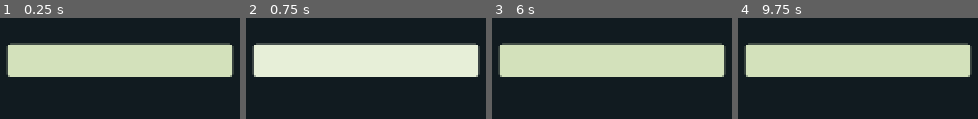
Above: before the commit, frames 1-4 (left to right).
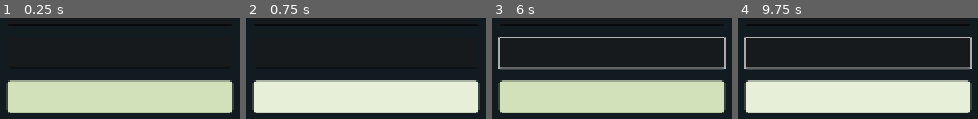
Above: after the commit, the same moments.

Repository: saurlax/dlut-online
Game: Godot game, scene res://scenes/main.tscn
Two runs of this game, one before a commit and one after it. Both use one fixed random seed, a clock stepped at 60 frames per second and the inputs below.
Inputs (mouse positions are in pixels of both pictures, inside the frame that each line leads up to):
- Up to frame 1 (0.25 s): no input
- Up to frame 2 (0.75 s): click "登录" at 0.5 s
- Up to frame 3 (6 s): tap Enter at 1.25, 2.75, 4.25 s; move the mouse to (outside the picture) at 1.27 s; hold D (move_right) 1.28-2 s; hold Shift (run) 1.28-2 s; click (outside the picture) at 1.42 s; tap Space (jump) at 1.52, 1.55, 1.82, 2, 3.05, 3.5, 4.52, 4.55, 4.82, 5 s; drag from (outside the picture) to (outside the picture) at 2.02 s; move the mouse to (outside the picture) at 2.77 s; hold D (move_right) 2.78-3.5 s; hold Shift (run) 2.78-3.5 s; drag from (outside the picture) to (outside the picture) at 3.52 s; move the mouse to (outside the picture) at 4.27 s; hold A (move_left) 4.28-5 s; hold Shift (run) 4.28-5 s; drag from (outside the picture) to (outside the picture) at 5.02 s; move the mouse to (652, 48) at 5.77 s; hold S (move_back) from 5.78 s (still down); hold Shift (run) from 5.78 s (still down); click (652, 48) at 5.92 s
- Up to frame 4 (9.75 s): tap Space (jump) at 6.05, 7.52, 7.55, 7.82, 9.05 s; release S (move_back) at 6.5 s; release Shift (run) at 6.5 s; drag from (outside the picture) to (outside the picture) at 6.52 s; move the mouse to (outside the picture) at 7.27 s; hold W (move_forward) 7.28-8 s; hold Shift (run) 7.28-8 s; drag from (outside the picture) to (outside the picture) at 8.02 s; move the mouse to (outside the picture) at 8.77 s; hold S (move_back) 8.78-9.5 s; hold Shift (run) 8.78-9.5 s; drag from (outside the picture) to (outside the picture) at 9.52 s

The runs differ from the first frame. In frame 1, 63% of the frame differs, in the area x 2-98%, y 24-95%; in frame 2, 63%; in frame 3, 64%, in the area x 2-98%, y 18-95%; in frame 4, 64%.
Error in both runs: Cannot call method 'get_node' on a null value. (res://scripts/shared/campus_collision.gd:12)

Commit message:
feat(auth)!: use native client password login

Diff:
--- a/apps/game/scripts/client/account_session.gd
+++ b/apps/game/scripts/client/account_session.gd
@@ -7,16 +7,8 @@
 static var player_id := ""
 static var username := ""
 var waiting := false
-var listener: TCPServer
-var peer: StreamPeerTCP
-var received := PackedByteArray()
-var peer_started := 0
-var deadline := 0
-var verifier := ""
-var state := ""
-var request_id := ""
 var generation := 0
-var exchanging := false
+var pending: HTTPRequest
 
 static func clear() -> void:
 	token = ""
@@ -29,130 +21,59 @@
 func cancel() -> void:
 	generation += 1
 	waiting = false
-	exchanging = false
-	if peer != null: peer.disconnect_from_host()
-	peer = null
-	if listener != null: listener.stop()
-	listener = null
-	verifier = ""
-	state = ""
-	request_id = ""
-	received.clear()
+	if is_instance_valid(pending):
+		pending.cancel_request()
+		pending.queue_free()
+	pending = null
 
 func api_url() -> String:
 	return preload("res://scripts/client/desktop_config.gd").read().get("server_url", "")
 
-func post(path: String, body: Dictionary) -> Dictionary:
+func begin(email: String, password: String) -> void:
+	if waiting: return
+	clear()
+	if email.strip_edges().is_empty() or password.is_empty():
+		status_changed.emit("请输入邮箱和密码")
+		return
+	var url := api_url()
+	if url.is_empty():
+		status_changed.emit("登录服务配置无效")
+		return
+	generation += 1
+	var current := generation
+	waiting = true
+	status_changed.emit("正在登录")
 	var http := HTTPRequest.new()
 	http.timeout = 15
-	http.body_size_limit = 16384
+	http.body_size_limit = 32768
 	add_child(http)
-	var error := http.request(api_url() + path, ["Content-Type: application/json"], HTTPClient.METHOD_POST, JSON.stringify(body))
+	pending = http
+	var error := http.request(url + "/api/collections/users/auth-with-password", ["Content-Type: application/json"],
+		HTTPClient.METHOD_POST, JSON.stringify({"identity": email.strip_edges(), "password": password}))
+	password = ""
 	var result: Array = []
 	if error == OK: result = await http.request_completed
+	if current != generation: return
+	pending = null
 	http.queue_free()
-	if result.is_empty() or result[0] != HTTPRequest.RESULT_SUCCESS: return {}
-	var payload: Variant = JSON.parse_string(result[3].get_string_from_utf8())
-	return {"status": result[1], "body": payload if payload is Dictionary else {}}
-
-func begin() -> void:
-	cancel()
-	clear()
-	if api_url().is_empty():
-		status_changed.emit("登录服务配置无效")
+	waiting = false
+	if result.is_empty() or result[0] != HTTPRequest.RESULT_SUCCESS:
+		status_changed.emit("无法连接登录服务，请稍后重试")
 		return
-	listener = TCPServer.new()
-	if listener.listen(0, "127.0.0.1") != OK:
-		cancel()
-		status_changed.emit("无法接收网页登录结果，请重试")
+	if result[1] != 200:
+		if result[1] == 429:
+			status_changed.emit("登录过于频繁，请稍后重试")
+		elif result[1] in [400, 401, 403]:
+			status_changed.emit("登录失败，请检查邮箱和密码，并确认邮箱已验证、账号可用")
+		else:
+			status_changed.emit("登录服务暂时不可用，请稍后重试")
 		return
-	verifier = Crypto.new().generate_random_bytes(32).hex_encode()
-	state = Crypto.new().generate_random_bytes(32).hex_encode()
-	waiting = true
-	deadline = Time.get_ticks_msec() + 300000
-	var current := generation
-	status_changed.emit("正在打开网页登录")
-	var result := await post("/api/v1/auth/requests", {"challenge": verifier.sha256_text(), "state": state,
-		"redirect_uri": "http://127.0.0.1:%d/callback" % listener.get_local_port()})
-	if current != generation: return
-	if result.get("status") != 201:
-		cancel()
-		status_changed.emit("无法发起登录，请稍后重试")
-		return
-	request_id = str(result.body.get("request", ""))
-	var path: String = str(result.body.get("login_path", ""))
-	if request_id.is_empty() or not path.begins_with("/login?request=") or OS.shell_open(api_url() + path) != OK:
-		cancel()
-		status_changed.emit("无法打开浏览器，请重试")
-		return
-	status_changed.emit("请在网页完成登录，完成后返回游戏")
-
-func _process(_delta: float) -> void:
-	if not waiting: return
-	if Time.get_ticks_msec() >= deadline:
-		cancel()
-		status_changed.emit("网页登录已超时，请重新登录")
-		return
-	if exchanging or listener == null: return
-	if peer == null:
-		if not listener.is_connection_available(): return
-		peer = listener.take_connection()
-		peer_started = Time.get_ticks_msec()
-		received.clear()
-	peer.poll()
-	if peer.get_status() != StreamPeerTCP.STATUS_CONNECTED or Time.get_ticks_msec() - peer_started > 3000:
-		peer.disconnect_from_host()
-		peer = null
-		return
-	var count := peer.get_available_bytes()
-	if count > 0:
-		var data := peer.get_data(mini(count, 8193))
-		if data[0] != OK: return
-		received.append_array(data[1])
-	if received.size() > 8192:
-		respond(false)
-		return
-	var raw := received.get_string_from_utf8()
-	if not raw.contains("\r\n\r\n"): return
-	var first := raw.get_slice("\r\n", 0).split(" ")
-	if first.size() != 3 or first[0] != "GET" or not first[1].begins_with("/callback?"):
-		respond(false)
-		return
-	var params := {}
-	for pair in first[1].get_slice("?", 1).split("&"):
-		var key := pair.get_slice("=", 0).uri_decode()
-		if params.has(key):
-			respond(false)
-			return
-		params[key] = pair.get_slice("=", 1).uri_decode()
-	if params.get("state") != state or params.get("request") != request_id or str(params.get("code", "")).is_empty():
-		respond(false)
-		return
-	exchanging = true
-	var current := generation
-	var result := await post("/api/v1/auth/exchange", {"request": request_id, "code": params.code, "verifier": verifier})
-	if current != generation: return
-	var body: Dictionary = result.get("body", {})
-	var record: Dictionary = body.get("record", {}) if body.get("record") is Dictionary else {}
-	if result.get("status") != 200 or not body.get("token") is String or not record.get("id") is String or not record.get("display_name") is String:
-		respond(false)
-		cancel()
-		status_changed.emit("登录授权失效，请重新登录")
+	var body: Variant = JSON.parse_string(result[3].get_string_from_utf8())
+	var record: Dictionary = body.get("record", {}) if body is Dictionary and body.get("record") is Dictionary else {}
+	if not body is Dictionary or not body.get("token") is String or body.token.is_empty() or not record.get("id") is String or not record.get("display_name") is String or record.get("verified") != true or record.get("disabled", false) == true or RegEx.create_from_string("^[a-z0-9]{15}$").search(record.id) == null:
+		status_changed.emit("登录结果无效，请重新登录")
 		return
 	token = body.token
 	player_id = record.id
 	username = record.display_name
-	respond(true)
-	cancel()
-	DisplayServer.window_move_to_foreground()
 	authenticated.emit()
-
-func respond(success: bool) -> void:
-	if peer == null: return
-	var message := "登录完成，请返回 DLUT Online。" if success else "此登录请求无效，请返回游戏重新登录。"
-	var html := ("<!doctype html><html lang=\"zh-CN\"><meta charset=\"utf-8\"><meta name=\"viewport\" content=\"width=device-width\"><title>DLUT Online</title><body><h1>DLUT Online</h1><p>" + message + "</p></body></html>").to_utf8_buffer()
-	var headers := "HTTP/1.1 %s\r\nContent-Type: text/html; charset=utf-8\r\nContent-Length: %d\r\nCache-Control: no-store\r\nReferrer-Policy: no-referrer\r\nContent-Security-Policy: default-src 'none'; frame-ancestors 'none'\r\nConnection: close\r\n\r\n" % ["200 OK" if success else "400 Bad Request", html.size()]
-	peer.put_data(headers.to_utf8_buffer())
-	peer.put_data(html)
-	peer.disconnect_from_host()
-	peer = null
--- a/apps/game/scripts/client/campus_hud.gd
+++ b/apps/game/scripts/client/campus_hud.gd
@@ -4,6 +4,8 @@
 var account_login: Node
 var cancel_login: Button
 var identity_label: Label
+var email_input: LineEdit
+var password_input: LineEdit
 var network: Node
 
 const Catalog = preload("res://scripts/shared/campus_catalog.gd")
@@ -71,7 +73,22 @@
 	identity_label.autowrap_mode = TextServer.AUTOWRAP_WORD_SMART
 	identity_label.horizontal_alignment = HORIZONTAL_ALIGNMENT_CENTER
 	column.add_child(identity_label)
-	identity_label.text = "在官网登录后返回游戏"
+	identity_label.text = "使用 DLUT Online 账号登录"
+	email_input = LineEdit.new()
+	email_input.name = "LoginEmail"
+	email_input.placeholder_text = "邮箱"
+	email_input.custom_minimum_size.y = 48
+	email_input.max_length = 254
+	column.add_child(email_input)
+	password_input = LineEdit.new()
+	password_input.name = "LoginPassword"
+	password_input.placeholder_text = "密码"
+	password_input.secret = true
+	password_input.secret_character = "*"
+	password_input.custom_minimum_size.y = 48
+	column.add_child(password_input)
+	email_input.text_submitted.connect(func(_value: String): password_input.grab_focus())
+	password_input.text_submitted.connect(func(_value: String): _begin_login())
 	enter_button = Button.new()
 	enter_button.name = "EnterCampus"
 	enter_button.text = "登录"
@@ -102,6 +119,10 @@
 		_login_status("已取消，可重新登录")
 	)
 	column.add_child(cancel_login)
+	var register_link := LinkButton.new()
+	register_link.text = "没有账号？先去 dlut.online 注册"
+	register_link.uri = "https://dlut.online/register"
+	column.add_child(register_link)
 	network = get_node("/root/GameNetwork")
 	network.configure(player, campus.campus_id)
 	network.status_changed.connect(_network_status)
@@ -117,17 +138,25 @@
 		enter_campus()
 
 func _begin_login() -> void:
+	if enter_button.disabled: return
 	if not Account.token.is_empty():
 		_account_authenticated()
 	else:
-		account_login.begin()
+		var password := password_input.text
+		password_input.clear()
+		account_login.begin(email_input.text, password)
 
 func _login_status(value: String) -> void:
 	identity_label.text = value
 	enter_button.disabled = account_login.waiting
 	cancel_login.visible = account_login.waiting
+	email_input.editable = not account_login.waiting
+	password_input.editable = not account_login.waiting
 
 func _account_authenticated() -> void:
+	password_input.clear()
+	email_input.editable = false
+	password_input.editable = false
 	cancel_login.hide()
 	enter_button.disabled = true
 	player.player_id = Account.player_id
@@ -154,6 +183,9 @@
 	enter_button.disabled = false
 	cancel_login.hide()
 	identity_label.text = network.status_text
+	email_input.editable = true
+	password_input.editable = true
+	password_input.clear()
 
 func enter_campus() -> void:
 	if Account.token.is_empty() or not network.welcomed: return
--- a/apps/game/tests/account_session.gd
+++ b/apps/game/tests/account_session.gd
@@ -13,21 +13,16 @@
 	current_scene.hud.enter_campus()
 	assert(current_scene.hud.overlay.visible and not current_scene.player.playing, "Anonymous users cannot dismiss the cover")
 	var session: Node = current_scene.hud.account_login
-	session.listener = TCPServer.new()
-	assert(session.listener.listen(0, "127.0.0.1") == OK)
-	var port: int = session.listener.get_local_port()
-	session.waiting = true
-	session.deadline = Time.get_ticks_msec() + 10000
-	session.state = "expected"
-	session.request_id = "request"
-	var http := HTTPRequest.new()
-	root.add_child(http)
-	http.timeout = 3
-	assert(http.request("http://127.0.0.1:%d/callback?code=forged&request=request&state=wrong" % port) == OK)
-	var response: Array = await http.request_completed
-	assert(response[1] == 400 and Account.token.is_empty() and session.waiting, "Wrong state must not authenticate or cancel the real request")
+	assert(current_scene.hud.password_input.secret)
+	current_scene.hud.email_input.text = ""
+	current_scene.hud.password_input.text = ""
+	current_scene.hud._begin_login()
+	assert(not session.waiting and Account.token.is_empty())
+	current_scene.hud.password_input.text = "discard-me"
+	current_scene.hud._begin_login()
+	assert(current_scene.hud.password_input.text.is_empty())
 	session.cancel()
-	assert(not session.waiting and session.listener == null and session.verifier.is_empty())
+	assert(not session.waiting and session.pending == null)
 	Account.token = "expired"
 	Account.player_id = "account12345678"
 	var catalog = load("res://scripts/shared/campus_catalog.gd")
@@ -38,6 +33,5 @@
 	root.get_node("GameNetwork").require_login()
 	assert(Account.token.is_empty() and current_scene.hud.overlay.visible)
 	assert(not current_scene.player.playing)
-	http.queue_free()
-	print("PASS: anonymous cover, callback state validation, cancellation and expired session")
+	print("PASS: anonymous cover, password masking, empty-input rejection, cancellation and expired session")
 	quit()
--- /dev/null
+++ b/apps/game/tests/password_login.gd
@@ -0,0 +1,33 @@
+extends SceneTree
+const Account = preload("res://scripts/client/account_session.gd")
+func _initialize() -> void: run.call_deferred()
+func run() -> void:
+	create_timer(20).timeout.connect(func(): quit(2))
+	var session := Account.new()
+	root.add_child(session)
+	var email := "client@example.com"
+	await session.begin(email, "wrong-password")
+	assert(Account.token.is_empty() and not session.waiting)
+	session.begin(email, "correct-horse-battery-staple")
+	session.cancel()
+	await create_timer(0.3).timeout
+	assert(Account.token.is_empty() and not session.waiting)
+	await session.begin(email, "correct-horse-battery-staple")
+	assert(not Account.token.is_empty() and Account.player_id.length() == 15 and Account.username == "Client player")
+	assert(not session.waiting and session.pending == null)
+	change_scene_to_file("res://scenes/campuses/panjin.tscn")
+	await process_frame
+	await process_frame
+	current_scene.hud._account_authenticated()
+	var network := root.get_node("GameNetwork")
+	var deadline := Time.get_ticks_msec() + 10000
+	while not network.welcomed and Time.get_ticks_msec() < deadline:
+		await process_frame
+	assert(network.welcomed and not current_scene.hud.overlay.visible)
+	network.require_login()
+	assert(Account.token.is_empty() and current_scene.hud.overlay.visible)
+	assert(current_scene.hud.password_input.editable)
+	Account.clear()
+	session.queue_free()
+	print("PASS: native PocketBase password login, invalid password, cancellation and authenticated game entry")
+	quit()
Binary file changed: apps/game/assets/fonts/CampusSans.ttf
Not shown, added: apps/game/tests/password_login.gd.uid
Not shown, changed: AGENTS.md
Not shown, changed: apps/api/README.md
Not shown, added: apps/api/account_auth_test.go
Not shown, removed: apps/api/browser_auth.go
Not shown, removed: apps/api/browser_auth_test.go
Not shown, changed: apps/api/game_api.go
Not shown, changed: apps/api/game_process_test.go
Not shown, changed: apps/web/src/AccountPage.vue
Not shown, changed: apps/web/src/App.vue
Not shown, changed: apps/web/src/auth.ts
(and 4 more such lines)
